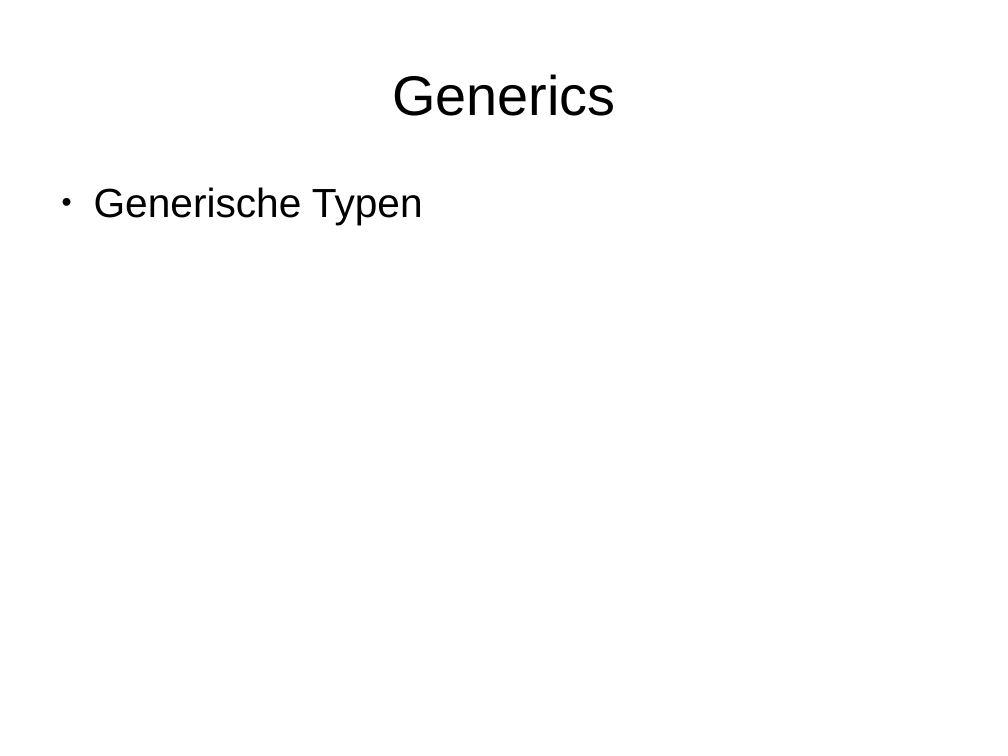
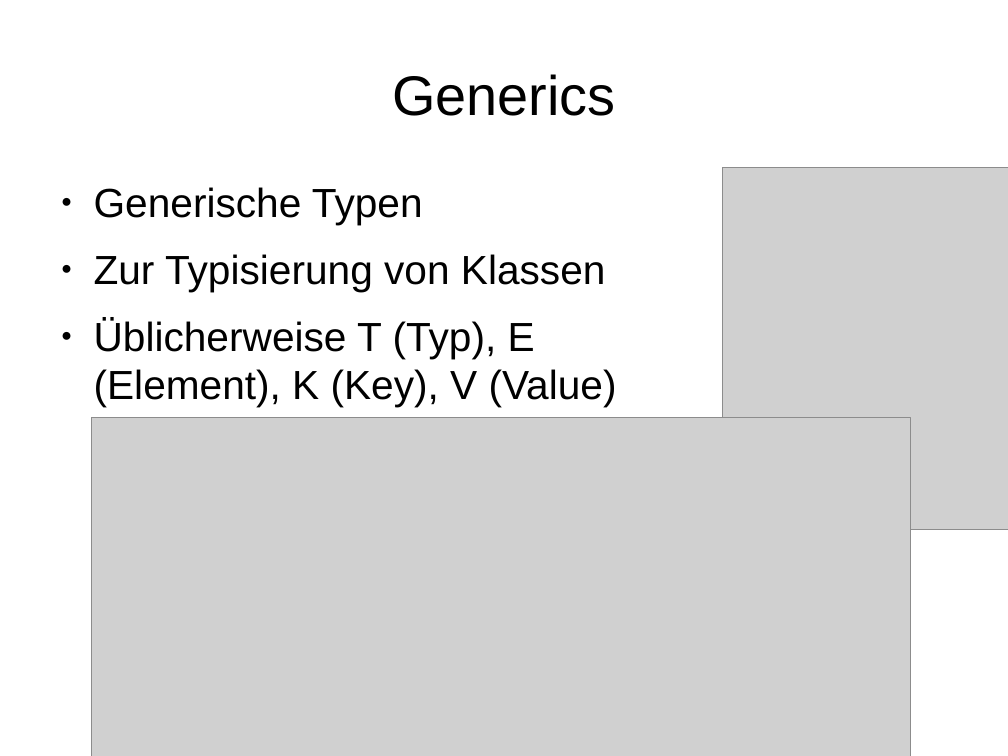
Before and after one commit to gormed/tutorium, a slide deck: slide 13 of Java_Documentation_Slides.odp. Drawn at 1008x756 pixels with LibreOffice and Linux fonts; fonts in the diff are those of the drawing; grey boxes stand for pictures. Boxes give left, top, right and bottom in pixels: in the first picture for what was removed or moved away, otherwise in the second. Text is boxed around its words. In the diff, an @@ line names an element or a change of style, - is before the commit and + after.

Commit message:
generics sample and slides

```diff
--- a/Java_Documentation_Slides.odp
+++ b/Java_Documentation_Slides.odp
@@ picture added at box(723, 167, 1008, 530) @@
@@ text at box(94, 254, 617, 407): paragraphs added @@
+● Zur Typisierung von Klassen
+● Üblicherweise T (Typ), E (Element), K (Key), V (Value)
@@ picture added at box(91, 417, 911, 756) @@
```
Also in this commit, not shown: 2 other files.
